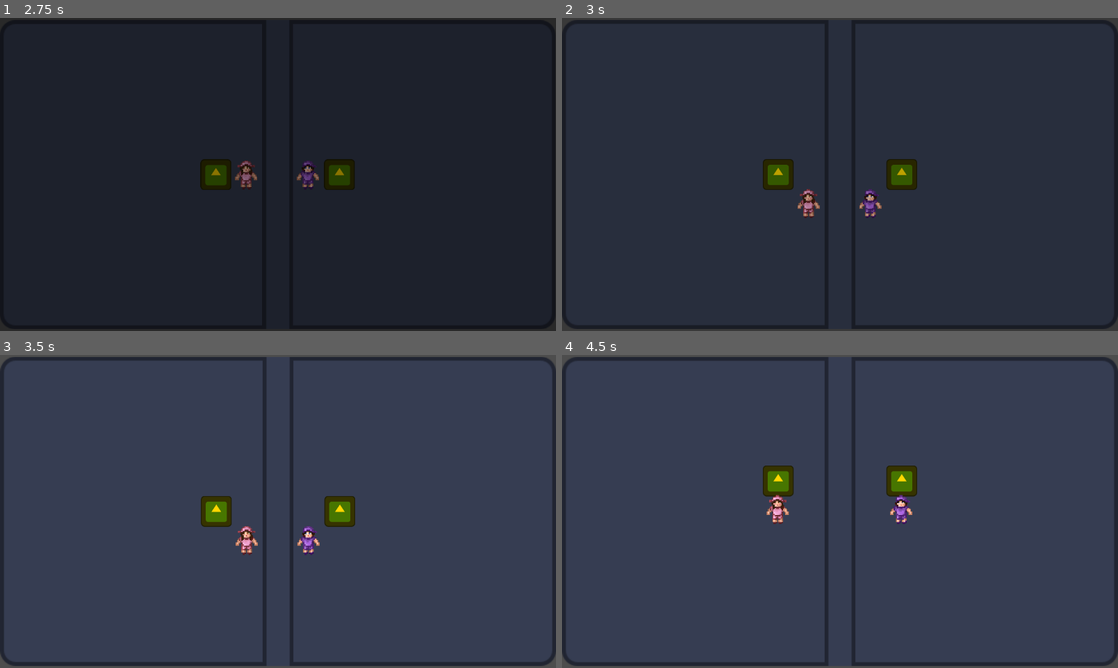
Above: before the commit, frames 1-4 (two rows, left to right).
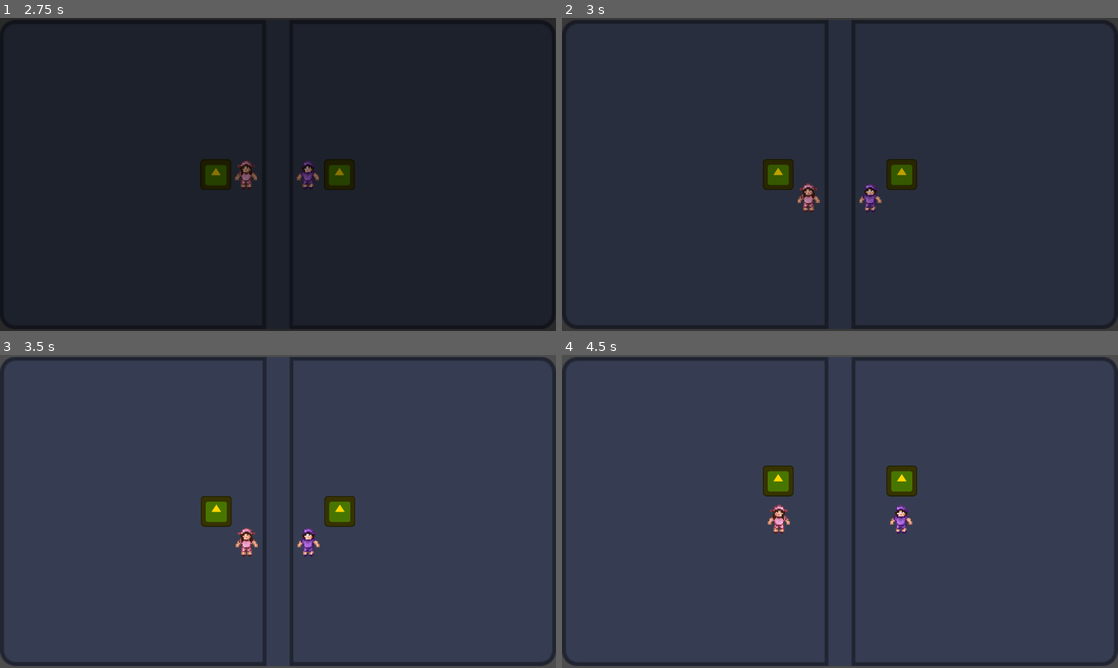
Above: after the commit, the same moments.

Repository: Vlad-935/Reflective-Trust
Game: Godot game, scene res://scenes/root.tscn
The game is run twice, just before and just after one commit, with the same random seed, the same clock (stepped at 60 frames per second) and the same inputs. The engine's default icon, where the game draws it, is replaced by a stand-in: a white triangle on a blue panel in a dark square.
Inputs:
- Up to frame 1 (2.75 s): click "Play" at 0.5 s; click "Play" at 1.25 s; tap Enter (ui_accept) at 2, 2.27 s; hold D (move right) from 2.03 s (still down)
- Up to frame 2 (3 s): release D (move right) at 2.78 s; hold S (move down) from 2.78 s (still down)
- Up to frame 3 (3.5 s): keep holding S (move down); tap Enter (ui_accept) at 3.02 s
- Up to frame 4 (4.5 s): release S (move down) at 3.53 s; hold D (move right) 3.53-4.28 s; hold W (move up) from 4.28 s (still down)

Frame 1 is identical in both runs. In frame 2, 0.5% of the frame differs, in the area x 42-58%, y 52-64%; in frame 3, 0.4%; in frame 4, 0.6%, in the area x 36-63%, y 44-58%.

Commit message:
Created state machine for animations

Diff:
--- a/reflective-trust/scenes/player.tscn
+++ b/reflective-trust/scenes/player.tscn
@@ -1,28 +1,117 @@
 [gd_scene format=3 uid="uid://efy270suy001"]
 
-[ext_resource type="Script" uid="uid://bvme4bsi6vdnj" path="res://scripts/player_movement.gd" id="1_v6fml"]
-[ext_resource type="Texture2D" uid="uid://bul0gnc022mn7" path="res://assests/sprites/Isa.png" id="2_g2els"]
-[ext_resource type="Texture2D" uid="uid://p0rapd83iun0" path="res://assests/sprites/Vlad.png" id="3_qhqgy"]
+[ext_resource type="Script" uid="uid://bvme4bsi6vdnj" path="res://scripts/player/player_movement.gd" id="1_v6fml"]
+[ext_resource type="Script" uid="uid://c6epshc3pgdi8" path="res://scripts/player/player_state_machine.gd" id="2_dqkch"]
+[ext_resource type="Texture2D" uid="uid://bul0gnc022mn7" path="res://assests/sprites/Isa/Isa.png" id="3_fjrip"]
+[ext_resource type="Texture2D" uid="uid://daxq3q26fxjvi" path="res://assests/sprites/Isa/Side Walk/ISA Side 1.png" id="4_fjrip"]
+[ext_resource type="Texture2D" uid="uid://dgcljtc6qlhdw" path="res://assests/sprites/Isa/Idle/Front/Isa 1.png" id="4_ur7pv"]
+[ext_resource type="Texture2D" uid="uid://d04msoto4vu7t" path="res://assests/sprites/Isa/Side Walk/ISA Side 2.png" id="5_smehm"]
+[ext_resource type="Texture2D" uid="uid://cp5ywsqiyjtkf" path="res://assests/sprites/Isa/Idle/Front/Isa 2.png" id="5_y4r1p"]
+[ext_resource type="Texture2D" uid="uid://drvvg53hqdyqu" path="res://assests/sprites/Isa/Side Walk/ISA side 3.png" id="6_ur7pv"]
+[ext_resource type="Texture2D" uid="uid://p0rapd83iun0" path="res://assests/sprites/Vlad/Vlad.png" id="7_fjrip"]
 
 [sub_resource type="SpriteFrames" id="SpriteFrames_ijygm"]
 animations = [{
 "frames": [{
 "duration": 1.0,
-"texture": ExtResource("2_g2els")
+"texture": ExtResource("3_fjrip")
+}],
+"loop": 1,
+"name": &"idle_back",
+"speed": 5.0
+}, {
+"frames": [{
+"duration": 1.0,
+"texture": ExtResource("4_ur7pv")
+}, {
+"duration": 1.0,
+"texture": ExtResource("5_y4r1p")
 }],
 "loop": 1,
 "name": &"idle_front",
 "speed": 5.0
+}, {
+"frames": [{
+"duration": 1.0,
+"texture": ExtResource("4_fjrip")
+}],
+"loop": 1,
+"name": &"idle_side",
+"speed": 5.0
+}, {
+"frames": [{
+"duration": 1.0,
+"texture": ExtResource("4_ur7pv")
+}],
+"loop": 1,
+"name": &"walk_back",
+"speed": 5.0
+}, {
+"frames": [{
+"duration": 1.0,
+"texture": ExtResource("3_fjrip")
+}],
+"loop": 1,
+"name": &"walk_front",
+"speed": 5.0
+}, {
+"frames": [{
+"duration": 1.0,
+"texture": ExtResource("4_fjrip")
+}, {
+"duration": 1.0,
+"texture": ExtResource("5_smehm")
+}, {
+"duration": 1.0,
+"texture": ExtResource("4_fjrip")
+}, {
+"duration": 1.0,
+"texture": ExtResource("6_ur7pv")
+}],
+"loop": 1,
+"name": &"walk_side",
+"speed": 10.0
 }]
 
 [sub_resource type="SpriteFrames" id="SpriteFrames_hjf4h"]
 animations = [{
+"frames": [],
+"loop": 1,
+"name": &"idle_back",
+"speed": 5.0
+}, {
 "frames": [{
 "duration": 1.0,
-"texture": ExtResource("3_qhqgy")
+"texture": ExtResource("7_fjrip")
 }],
 "loop": 1,
-"name": &"default",
+"name": &"idle_front",
+"speed": 5.0
+}, {
+"frames": [{
+"duration": 1.0,
+"texture": ExtResource("7_fjrip")
+}],
+"loop": 1,
+"name": &"idle_side",
+"speed": 5.0
+}, {
+"frames": [],
+"loop": 1,
+"name": &"walk_back",
+"speed": 5.0
+}, {
+"frames": [],
+"loop": 1,
+"name": &"walk_front",
+"speed": 5.0
+}, {
+"frames": [{
+"duration": 1.0,
+"texture": ExtResource("7_fjrip")
+}],
+"loop": 1,
+"name": &"walk_side",
 "speed": 5.0
 }]
 
@@ -36,17 +125,23 @@
 collision_mask = 6
 script = ExtResource("1_v6fml")
 
+[node name="StateMachine" type="Node" parent="." unique_id=134836641]
+script = ExtResource("2_dqkch")
+
 [node name="Isa" type="AnimatedSprite2D" parent="." unique_id=587307255]
 position = Vector2(0, 2)
 scale = Vector2(0.075, 0.075)
 sprite_frames = SubResource("SpriteFrames_ijygm")
-animation = &"idle_front"
-frame_progress = 0.8176584
+animation = &"walk_side"
+autoplay = "idle_front"
+frame_progress = 0.74476635
 
 [node name="Vlad" type="AnimatedSprite2D" parent="." unique_id=1551633672]
 position = Vector2(0, 2)
 scale = Vector2(0.075, 0.075)
 sprite_frames = SubResource("SpriteFrames_hjf4h")
+animation = &"idle_back"
+autoplay = "idle_front"
 
 [node name="CollisionShape2D" type="CollisionShape2D" parent="." unique_id=47020811]
 shape = SubResource("RectangleShape2D_p0vlq")
--- a/reflective-trust/scenes/ui/pause_menu.tscn
+++ b/reflective-trust/scenes/ui/pause_menu.tscn
@@ -2,7 +2,7 @@
 
 [ext_resource type="Theme" uid="uid://dx8tcgjkekuak" path="res://assests/font/game_theme.tres" id="1_0lmf7"]
 [ext_resource type="PackedScene" uid="uid://c67r7smueu28p" path="res://scenes/ui/button.tscn" id="1_6tw0m"]
-[ext_resource type="Script" uid="uid://dqyd5hgsy65it" path="res://scripts/pause_menu.gd" id="1_f6eus"]
+[ext_resource type="Script" uid="uid://dqyd5hgsy65it" path="res://scripts/ui/pause_menu.gd" id="1_f6eus"]
 [ext_resource type="Script" uid="uid://coeq4rkt5scbx" path="res://scripts/resolution.gd" id="4_0bnpd"]
 [ext_resource type="Script" uid="uid://bghd1urqgf4o6" path="res://scripts/ui/sound.gd" id="4_8uki6"]
 
--- a/reflective-trust/scripts/player_movement.gd
+++ b/reflective-trust/scripts/player/player_movement.gd
@@ -3,9 +3,8 @@
 const INITIAL_POSITION = Vector2(32,0)
 
 const STEP = 32
-const MOVE_DURATION = 0.2
+const MOVE_DURATION = 1
 
-var last_position: Vector2 = Vector2.ZERO
 
 var direction: Vector2 = Vector2.ZERO
 @export var move_multiplier: Vector2 = Vector2(1,1)
@@ -86,7 +85,7 @@
 	Sprite.global_position -= distance
 
 	var tween = create_tween()
-	tween.tween_property(Sprite, "global_position", self.global_position, MOVE_DURATION).set_trans(Tween.TRANS_EXPO).set_ease(Tween.EASE_OUT)
+	tween.tween_property(Sprite, "global_position", self.global_position + Vector2(0,2), MOVE_DURATION).set_trans(Tween.TRANS_EXPO).set_ease(Tween.EASE_OUT)
 
 
 func _get_collisions():
--- /dev/null
+++ b/reflective-trust/scripts/player/player_state_machine.gd
@@ -0,0 +1,64 @@
+extends Node
+class_name StateMachine
+
+var current_state: String = "idle"
+var direction: String = "front"
+
+@onready var Player: CharacterBody2D = get_parent()
+@onready var Sprite: AnimatedSprite2D = Player.Sprite
+
+func _physics_process(_delta: float) -> void:
+	if Sprite == null:
+		Sprite = Player.Sprite
+
+	_flip_sprite()
+
+	var state_changed = _get_state()
+	var direction_changed = _get_direction()
+
+	if state_changed == true or direction_changed == true:
+		print(current_state, direction)
+		_set_animation()
+
+func _get_state():
+	var new_state
+	if abs(Sprite.position.x) <= 3 and abs(Sprite.position.y) <= 5:
+		new_state = "idle"
+	else:
+		new_state = "walk"
+
+	if new_state == current_state:
+		return false
+
+	current_state = new_state
+	return true
+
+func _get_direction():
+	if Sprite.position == Vector2(0,2):
+		return
+
+	var new_direction: String
+
+	if Player.direction == Vector2.UP:
+		new_direction = "back"
+	elif Player.direction == Vector2.DOWN:
+		new_direction = "front"
+	elif Player.direction == Vector2.RIGHT or Player.direction == Vector2.LEFT:
+		new_direction = "side"
+
+	if new_direction == direction or new_direction == "":
+		return false
+
+	direction = new_direction
+	return true
+
+
+func _flip_sprite():
+	if Player.direction * Player.move_multiplier == Vector2.RIGHT:
+		Sprite.flip_h = false
+	elif Player.direction * Player.move_multiplier == Vector2.LEFT:
+		Sprite.flip_h = true
+
+
+func _set_animation():
+	Sprite.play(current_state + "_" + direction)
Binary file added: reflective-trust/assests/sprites/Isa/Idle/Front/Isa 1.png
Not shown, changed: reflective-trust/assests/sprites/Isa/Idle/Front/Isa 1.png.import
Binary file added: reflective-trust/assests/sprites/Isa/Idle/Front/Isa 2.png
Not shown, added: reflective-trust/assests/sprites/Isa/Idle/Front/Isa 2.png.import
Renamed: reflective-trust/assests/sprites/Isa.png -> reflective-trust/assests/sprites/Isa/Isa.png
Not shown, changed: reflective-trust/assests/sprites/Isa/Isa.png.import
Binary file added: reflective-trust/assests/sprites/Isa/Side Walk/ISA Side 1.png
Not shown, added: reflective-trust/assests/sprites/Isa/Side Walk/ISA Side 1.png.import
Binary file added: reflective-trust/assests/sprites/Isa/Side Walk/ISA Side 2.png
Not shown, added: reflective-trust/assests/sprites/Isa/Side Walk/ISA Side 2.png.import
Binary file added: reflective-trust/assests/sprites/Isa/Side Walk/ISA side 3.png
Not shown, added: reflective-trust/assests/sprites/Isa/Side Walk/ISA side 3.png.import
(and 8 more such lines)
